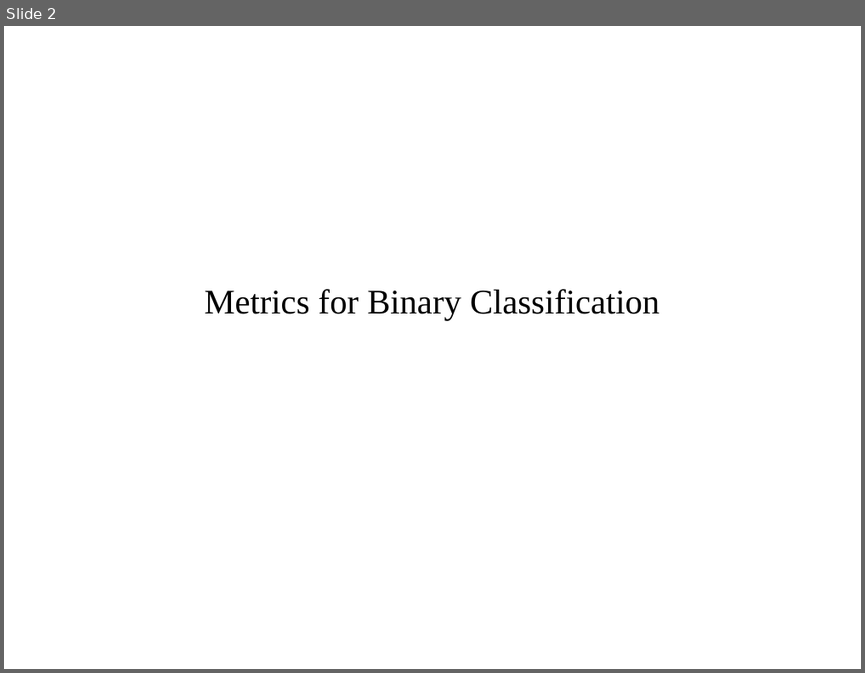
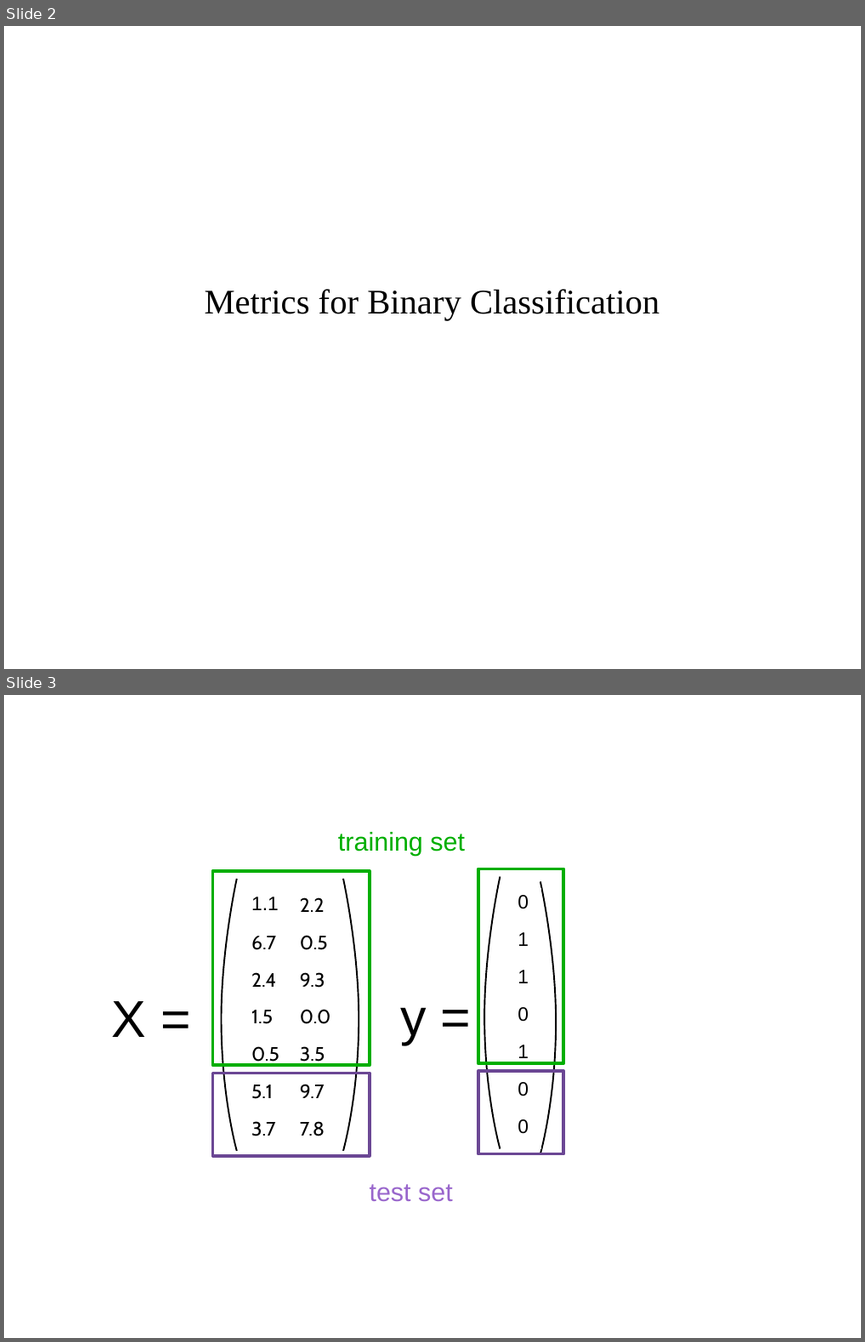
Before and after one commit to DS-BootCamp-DSI-Columbia/AY2017-2018-Winter-Collaboratory, a slide deck: Bootcamp-materials/slides/day3-model-evaluation.odp. Shown one above the other, each under a label of ours: slide 2 before the commit, slides 2 and 3 after it. The pictures are 865x673 and 865x1342 pixels, drawn with LibreOffice and Linux fonts; fonts in the diff are those of the drawing. Boxes give left, top, right and bottom in pixels: in the first picture for what was removed or moved away, otherwise in the second. Text is boxed around its words. In the diff, an @@ line names an element or a change of style, - is before the commit and + after.

```diff
--- a/Bootcamp-materials/slides/day3-model-evaluation.odp
+++ b/Bootcamp-materials/slides/day3-model-evaluation.odp
@@ slide 3 added at (x1=4, y1=695, x2=861, y2=1338), background #FFFFFF @@
@@ text added at (x1=338, y1=832, x2=465, y2=856), 24 pt, text #00AE00 @@
+training set
@@ rectangle added at (x1=213, y1=871, x2=370, y2=1065), outline #00AE00 2.89 pt @@
@@ rectangle added at (x1=478, y1=869, x2=564, y2=1064), outline #00AE00 2.89 pt @@
@@ freeform shape added at (x1=221, y1=879, x2=236, y2=1151), outline #000000 1.5 pt @@
@@ table added at (x1=245, y1=890, x2=341, y2=1151), 7 rows, 2 columns @@
+1.1 | 2.2
+6.7 | 0.5
+2.4 | 9.3
+1.5 | 0.0
+0.5 | 3.5
+5.1 | 9.7
+3.7 | 7.8
@@ freeform shape added at (x1=343, y1=879, x2=358, y2=1151), outline #000000 1.5 pt @@
@@ freeform shape added at (x1=484, y1=877, x2=500, y2=1149), outline #000000 1.5 pt @@
@@ table added at (x1=510, y1=888, x2=540, y2=1149), 7 rows, 1 columns @@
+0
+1
+1
+0
+1
+0
+0
@@ freeform shape added at (x1=540, y1=882, x2=556, y2=1154), outline #000000 1.5 pt @@
@@ text added at (x1=112, y1=1001, x2=147, y2=1037), 48 pt, text #000000 @@
+X =
@@ text added at (x1=400, y1=1007, x2=426, y2=1044), 48 pt, text #000000 @@
+y =
@@ rectangle added at (x1=213, y1=1073, x2=370, y2=1156), outline #6B4794 2.89 pt @@
@@ rectangle added at (x1=478, y1=1072, x2=564, y2=1154), outline #6B4794 2.89 pt @@
@@ text added at (x1=370, y1=1184, x2=453, y2=1202), 24 pt, text #9966CC @@
+test set
```
Also in this commit, not shown: 1 slide changed, 19 other slides added, 11 other files.
